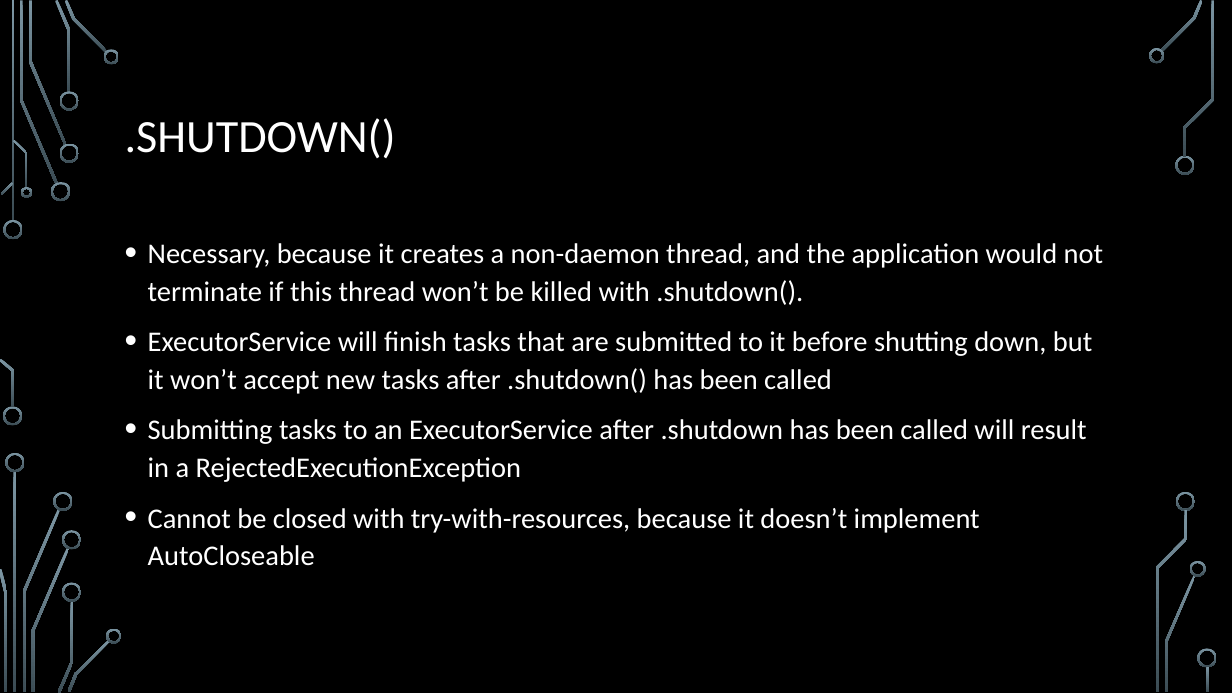
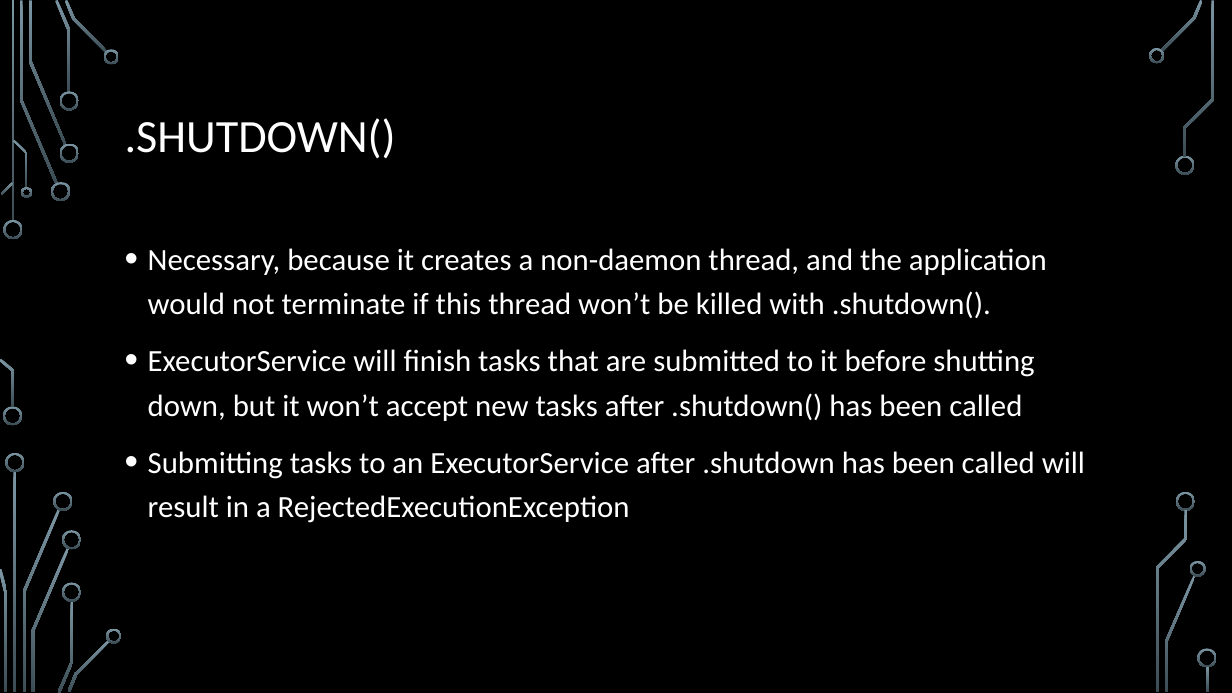
Before and after one commit to BrightBoost/ocp17, a slide deck: slide 18 of OCP concurrency [Auto-saved].pptx. Drawn at 1232x693 pixels with LibreOffice and Linux fonts; fonts in the diff are those of the drawing; background and template pictures are left out. Boxes give left, top, right and bottom in pixels: in the first picture for what was removed or moved away, otherwise in the second. Text is boxed around its words. In the diff, an @@ line names an element or a change of style, - is before the commit and + after.

```diff
--- a/OCP concurrency [Auto-saved].pptx
+++ b/OCP concurrency [Auto-saved].pptx
@@ text "Necessary, because it creates a ..." at [148, 248, 1085, 523]: size 22.2 to 24 pt; line spacing 1.1 to 1.2 @@
@@ text at [148, 508, 980, 566]: paragraph removed @@
-• Cannot be closed with try-with-resources, because it doesn’t implement AutoCloseable
```
Also in this commit, not shown: 1 other file.
